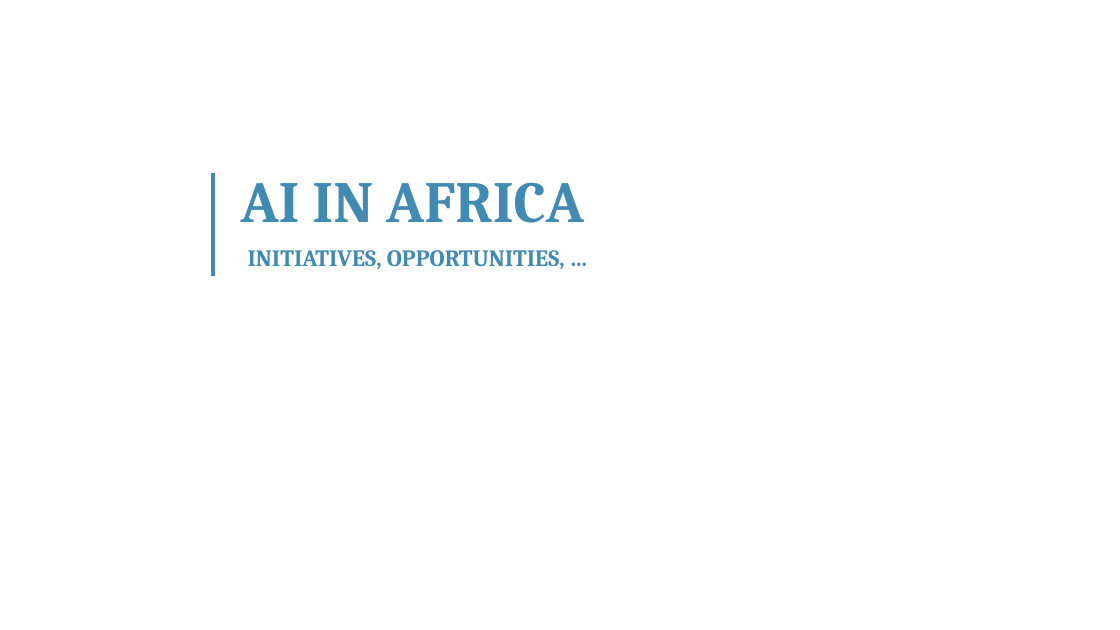
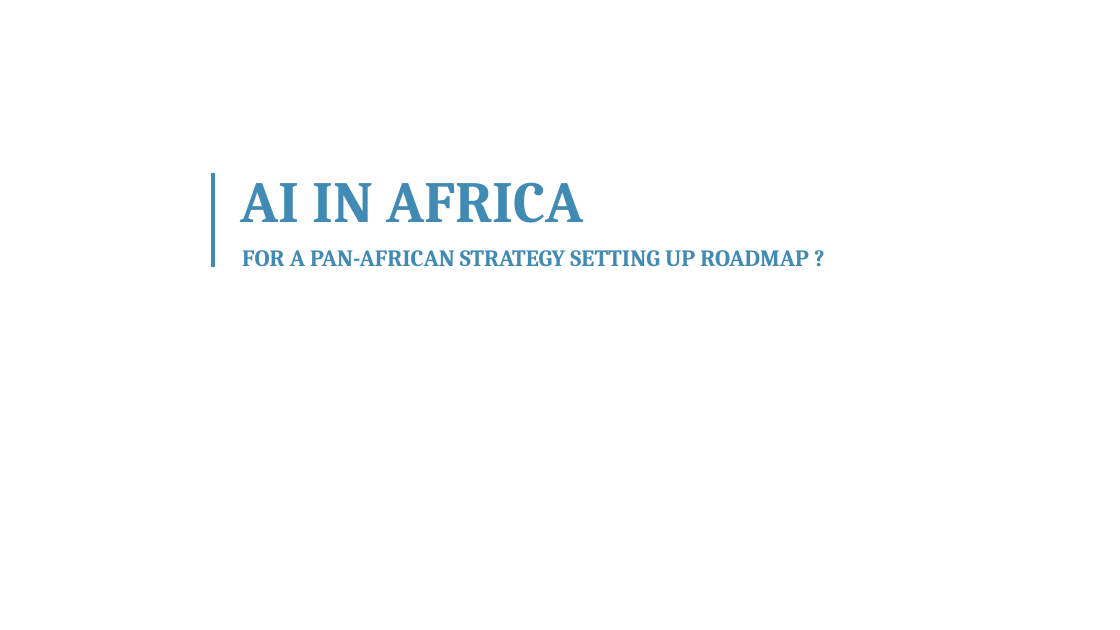
Before and after one commit to franckalbinet/itu-eaco-zanzibar-12-2018, a slide deck: slide 39 of presentations/session-4-intro-to-ai.pptx. Drawn at 1120x630 pixels with LibreOffice and Linux fonts; fonts in the diff are those of the drawing; background and template pictures are left out. Boxes give left, top, right and bottom in pixels: in the first picture for what was removed or moved away, otherwise in the second. Text is boxed around its words. In the diff, an @@ line names an element or a change of style, - is before the commit and + after.

Commit message:
africas's strategy

```diff
--- a/presentations/session-4-intro-to-ai.pptx
+++ b/presentations/session-4-intro-to-ai.pptx
@@ line moved from (213, 173) - (213, 276) to (213, 173) - (213, 266) @@
@@ text at (x1=242, y1=250, x2=809, y2=267): text changed @@
-INITIATIVES, OPPORTUNITIES, …
+FOR A PAN-AFRICAN STRATEGY SETTING UP ROADMAP ?
```
Also in this commit, not shown: 2 other slides changed, 2 slides added, 1 slide removed, 1 other file.
